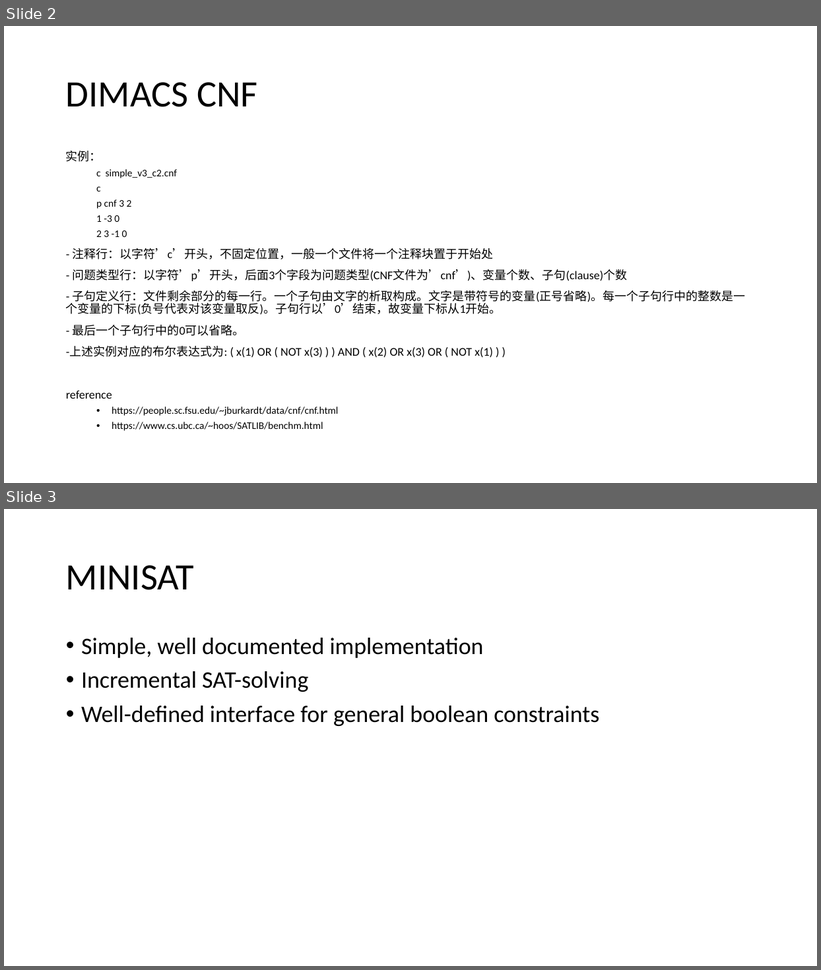
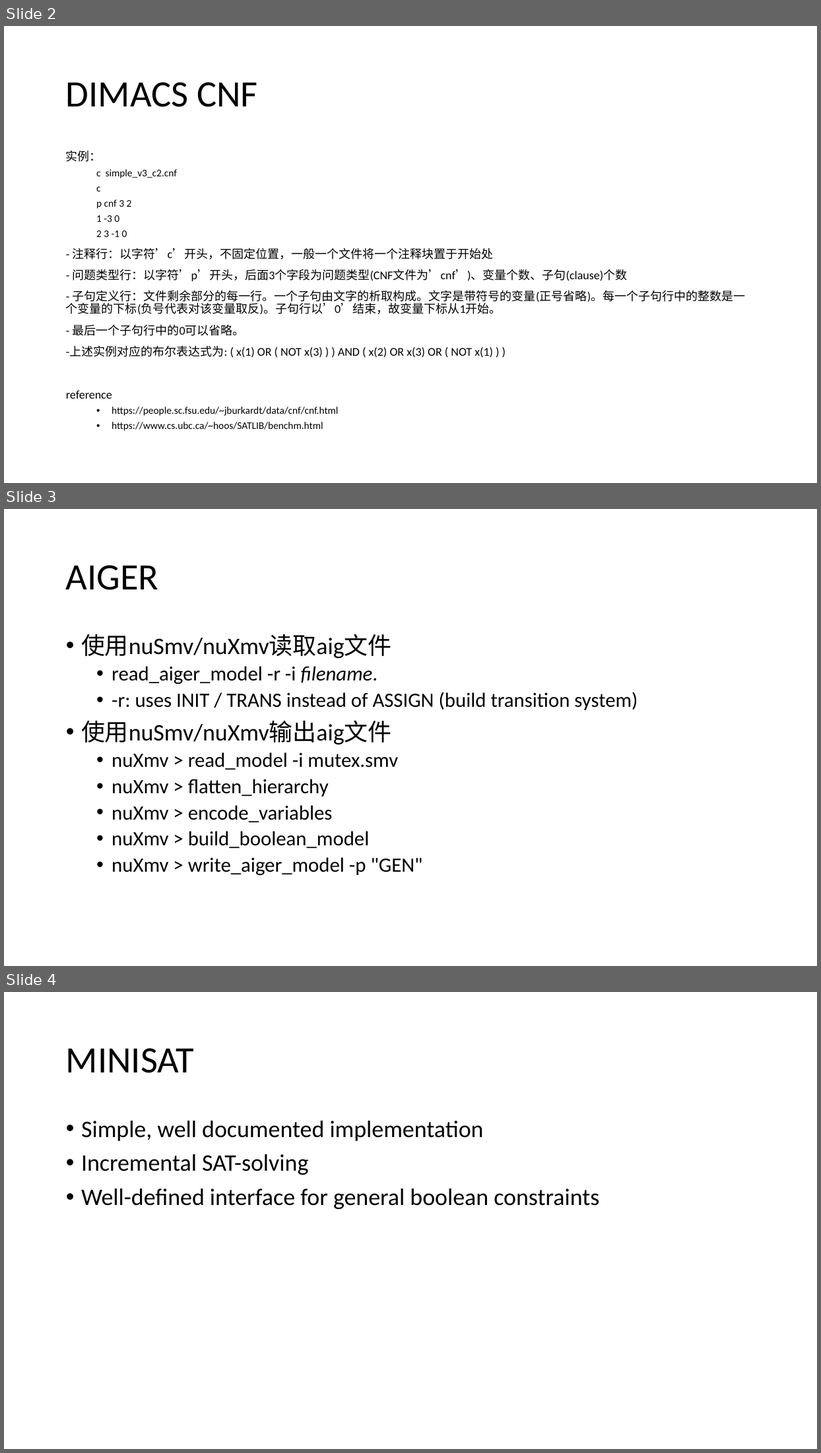
Before and after one commit to bacmive/paper_notes, a slide deck: notes11-sat smt.pptx. Shown one above the other, each under a label of ours: slides 2 and 3 before the commit, slides 2, 3 and 4 after it. The pictures are 821x970 and 821x1453 pixels, drawn with LibreOffice and Linux fonts; fonts in the diff are those of the drawing. Boxes give left, top, right and bottom in pixels: in the first picture for what was removed or moved away, otherwise in the second. Text is boxed around its words. In the diff, an @@ line names an element or a change of style, - is before the commit and + after.

```diff
--- a/notes11-sat smt.pptx
+++ b/notes11-sat smt.pptx
@@ slide 3 added at (4,509,817,966), background #FFFFFF @@
@@ title added at (66,565,159,590), 44 pt, text #000000 @@
+AIGER
@@ text added at (81,634,638,876), 24 pt, text #000000 @@
+• 使用nuSmv/nuXmv读取aig文件
+  • read_aiger_model -r -i filename.
+  • -r: uses INIT / TRANS instead of ASSIGN (build transition system)
+• 使用nuSmv/nuXmv输出aig文件
+  • nuXmv > read_model -i mutex.smv
+  • nuXmv > flatten_hierarchy
+  • nuXmv > encode_variables
+  • nuXmv > build_boolean_model
+  • nuXmv > write_aiger_model -p "GEN"
@@ what was slide 3 is now slide 4 @@
```
Also in this commit, not shown: 2 slides changed, 1 other slide added, 2 slides removed.
